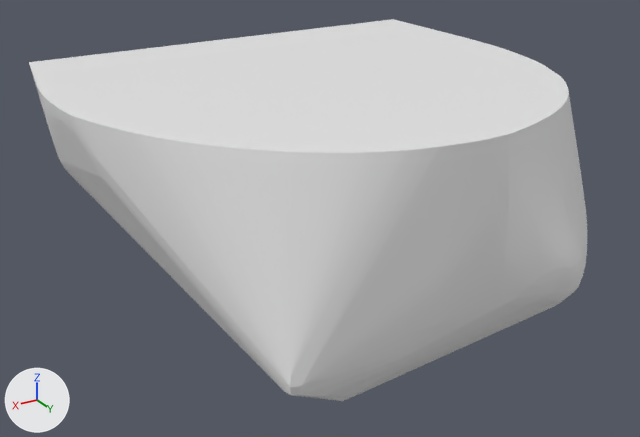
Before and after pictures for a commit that changed the OBJ model assets/mesh/dark_yellow_rice_dumpling/hulls/h02.obj.
Both versions are drawn from a 50 mm lens placed at (0.0384, 0.0436, -0.0084), pointed at (0.0007, -0.0192, -0.0398). Arrows for +X, +Y and +Z are at lower left; the lights stay in place. The first picture is the older version. Where no turn or scale is listed for an object, it has been applied to the vertices.

Script lines for the objects in view, before the commit:
```python
me_h02 = bpy.data.meshes.new('h02')
me_h02.from_pydata(...)  # 829 vertices, 1654 faces; spans x -0.0217..0.0218, y -0.0394..0.0003, z -0.0492..-0.0274
ob_h02 = bpy.data.objects.new('h02', me_h02)
ob_h02.location = (0.0, 0.0, 0.0)
```
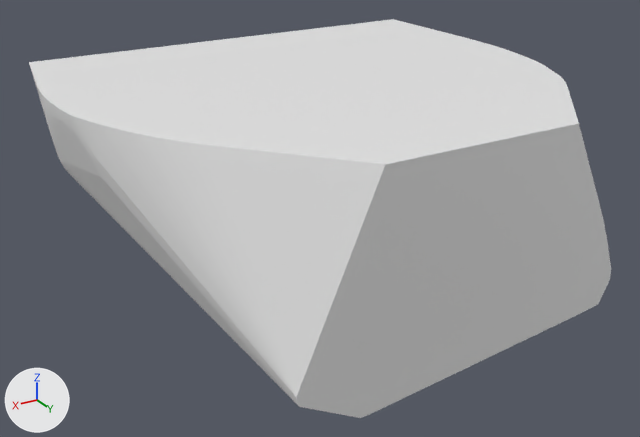
Where the change shows, as pixel boxes [x1, y1, x2, y2] in the pictures (640 x 437 px):
'h02', reshaped: before [29, 19, 587, 401]; after [29, 19, 611, 418]
part 1 of me_h02, built on: before [277, 88, 587, 401]; after [277, 88, 611, 418]

The edits, one by one:
me_h02 is used by ob_h02; location (0.0, 0.0, 0.0).
me_h02 had 829 vertices, 1654 faces and spanned x -0.0217..0.0218, y -0.0394..0.0003, z -0.0492..-0.0274.
me_h02 now has 483 vertices, 962 faces and spans x -0.0217..0.0218, y -0.0394..0.0003, z -0.0492..-0.0274.
me_h02 part 1: 1 vertex moved from x -0.0152, y -0.0073, z -0.0479 to x -0.0122, y 0.0003, z -0.0439; 358 vertices removed from x -0.0194..0.0204, y -0.0175..0.0003, z -0.0483..-0.0274; 12 vertices added at x -0.0152..0.0142, y 0.0003, z -0.0462..-0.0274.
